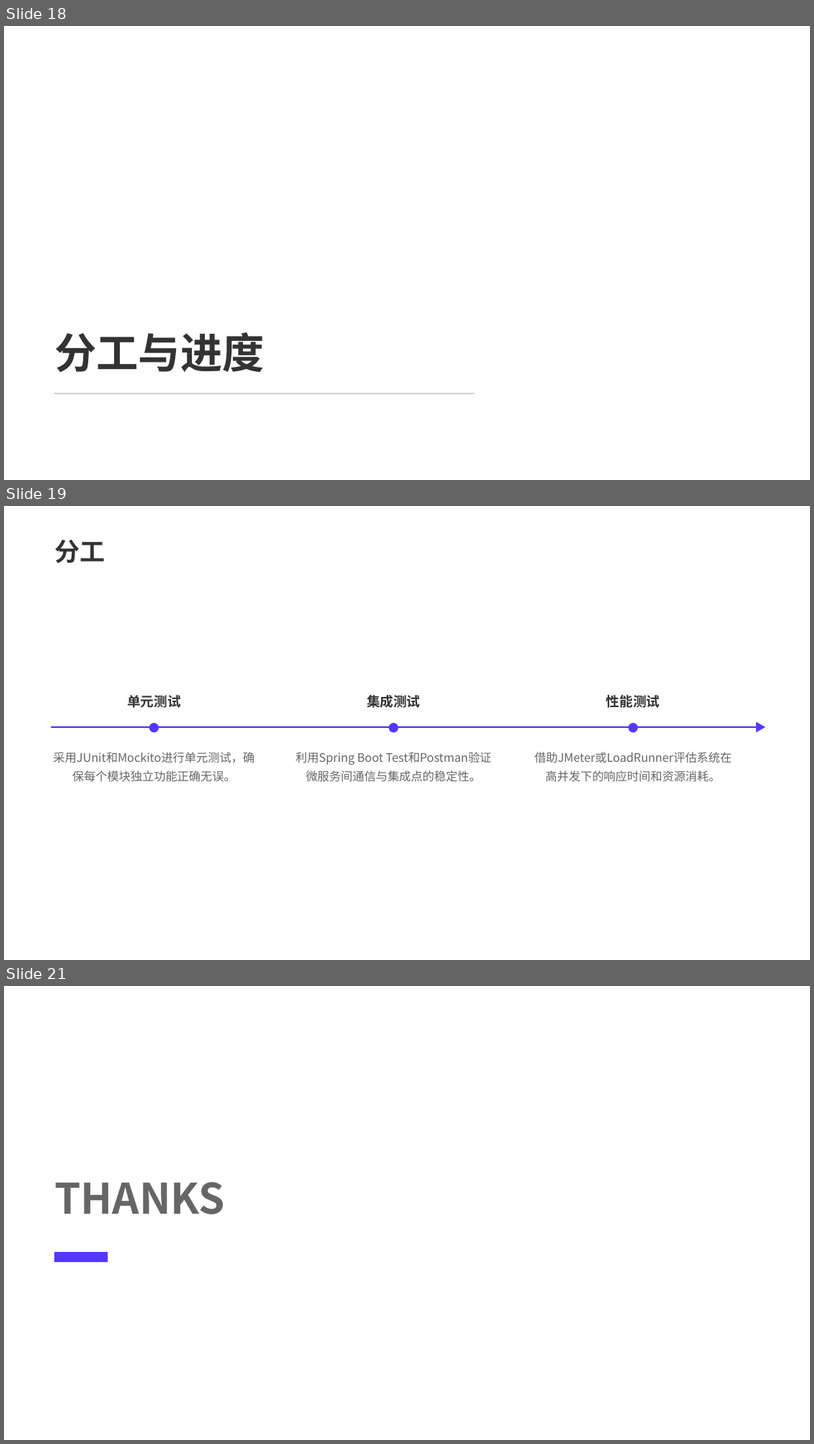
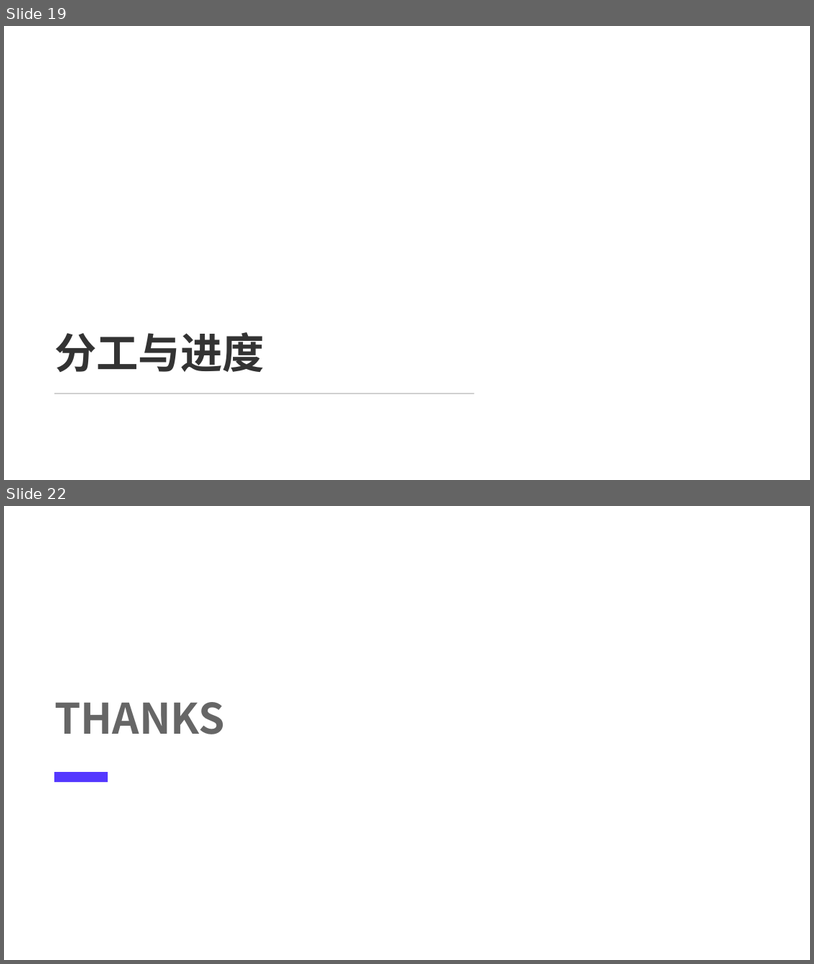
Before and after one commit to anymore131/mini-erp, a slide deck: 基于Spring Cloud的小型ERP系统设计.pptx. Shown one above the other, each under a label of ours: slides 18, 19 and 21 before the commit, slides 19 and 22 after it; the slides between them are not shown. The pictures are 814x1444 and 814x964 pixels, drawn with LibreOffice and Linux fonts; fonts in the diff are those of the drawing; background and template pictures are left out. Boxes give left, top, right and bottom in pixels: in the first picture for what was removed or moved away, otherwise in the second. Text is boxed around its words. In the diff, an @@ line names an element or a change of style, - is before the commit and + after.

```diff
--- a/基于Spring Cloud的小型ERP系统设计.pptx
+++ b/基于Spring Cloud的小型ERP系统设计.pptx
@@ slide 19 removed at (x1=4, y1=506, x2=810, y2=960), background picture (left out) @@
@@ text removed at (x1=54, y1=540, x2=105, y2=563) @@
-分工
@@ text removed at (x1=127, y1=695, x2=181, y2=708) @@
-单元测试
@@ text removed at (x1=367, y1=695, x2=421, y2=708) @@
-集成测试
@@ text removed at (x1=607, y1=695, x2=661, y2=708) @@
-性能测试
@@ triangle removed at (x1=756, y1=721, x2=765, y2=732) @@
@@ rectangle removed at (x1=51, y1=726, x2=756, y2=728) @@
@@ rounded rectangle removed at (x1=149, y1=723, x2=159, y2=733) @@
@@ rounded rectangle removed at (x1=388, y1=723, x2=399, y2=733) @@
@@ rounded rectangle removed at (x1=629, y1=723, x2=638, y2=733) @@
@@ text removed at (x1=53, y1=752, x2=255, y2=782) @@
-采用JUnit和Mockito进行单元测试，确保每个模块独立功能正确无误。
@@ text removed at (x1=296, y1=752, x2=481, y2=782) @@
-利用Spring Boot Test和Postman验证微服务间通信与集成点的稳定性。
@@ text removed at (x1=535, y1=752, x2=732, y2=782) @@
-借助JMeter或LoadRunner评估系统在高并发下的响应时间和资源消耗。
@@ what was slide 18 is now slide 19 @@
@@ what was slide 21 is now slide 22 @@
```
Also in this commit, not shown: 3 slides added, 1 other slide removed.
